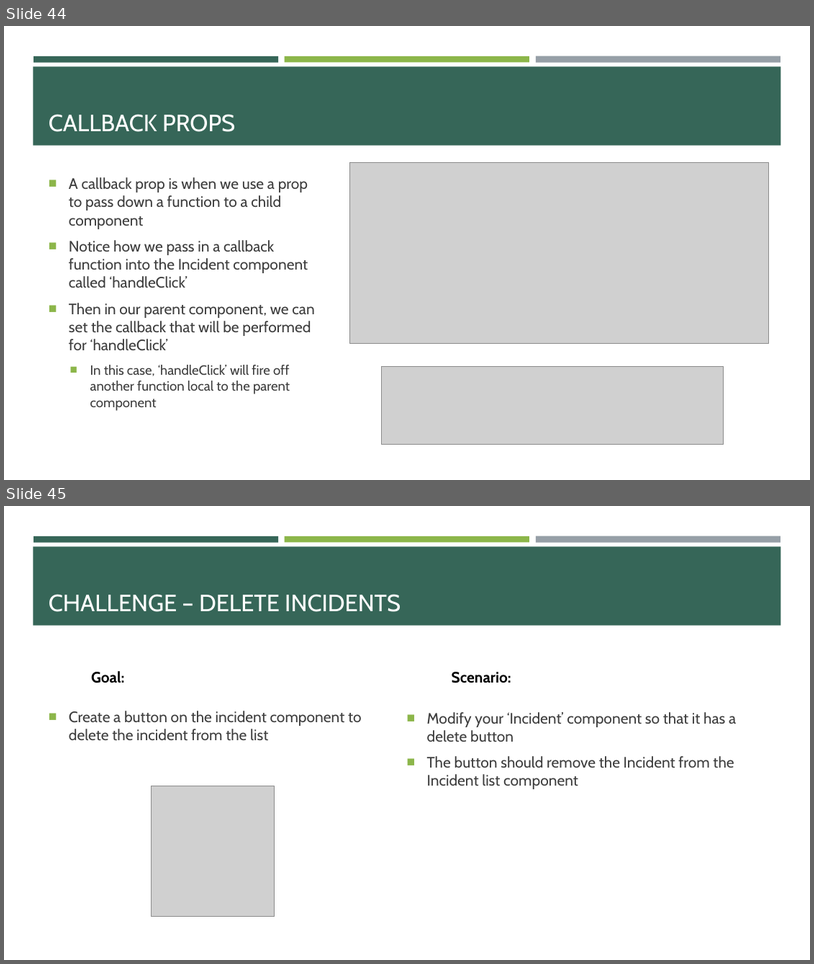
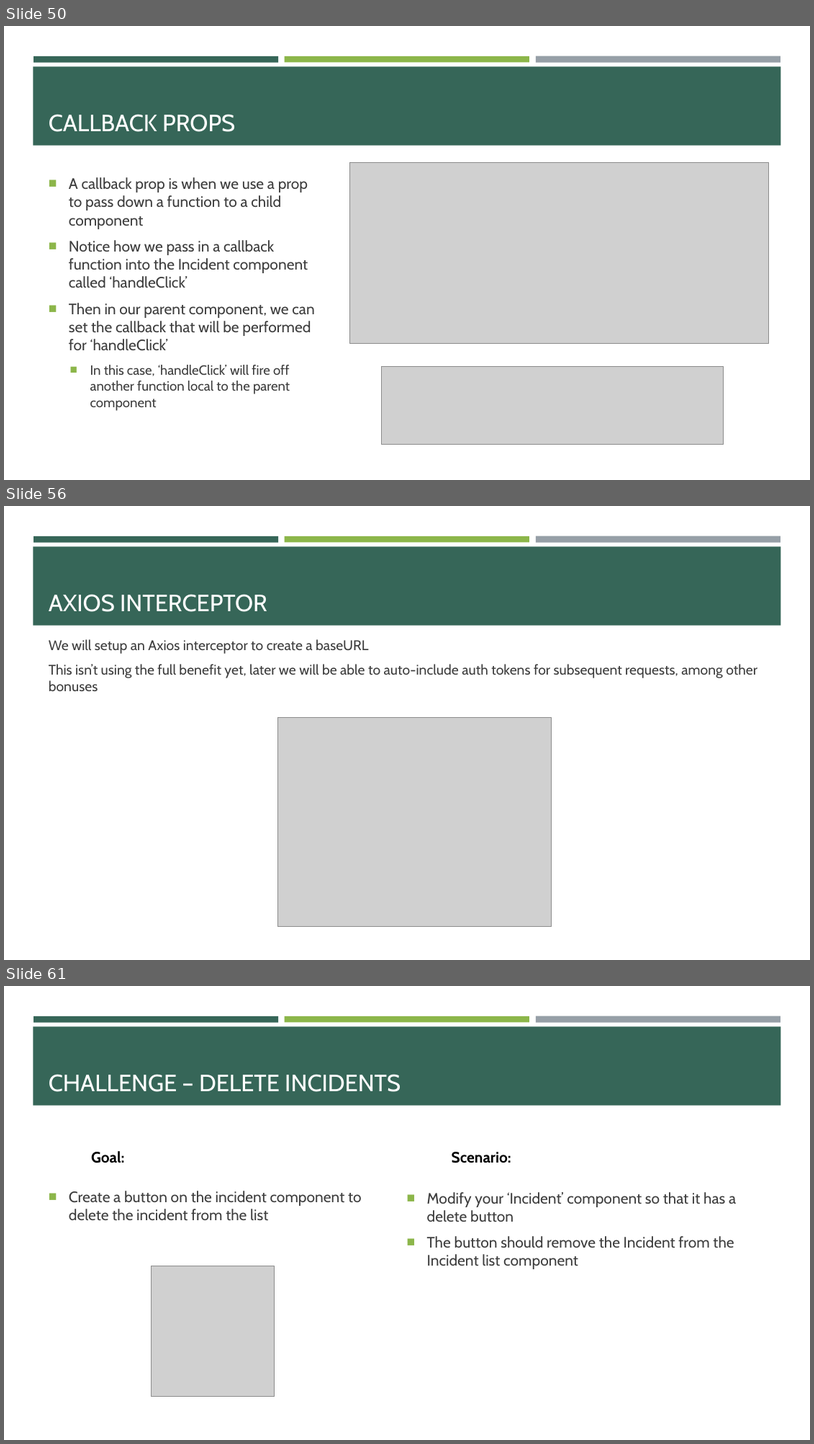
Before and after one commit to e-m-wilson/dotnet, a slide deck: Resources-Notes-Ppts/React/React.pptx. Shown one above the other, each under a label of ours: slides 44 and 45 before the commit, slides 50, 56 and 61 after it; the slides between them are not shown. The pictures are 814x964 and 814x1444 pixels, drawn with LibreOffice and Linux fonts; fonts in the diff are those of the drawing; grey boxes stand for pictures. Boxes give left, top, right and bottom in pixels: in the first picture for what was removed or moved away, otherwise in the second. Text is boxed around its words. In the diff, an @@ line names an element or a change of style, - is before the commit and + after.

```diff
--- a/Resources-Notes-Ppts/React/React.pptx
+++ b/Resources-Notes-Ppts/React/React.pptx
@@ slide 56 added at [4, 506, 810, 960], background #FFFFFF; not listed: 4 template elements that a slide beside it also shows @@
@@ title added at [49, 594, 268, 612], 28 pt, text #FFFFFF @@
+AXIOS INTERCEPTOR
@@ text added at [49, 639, 758, 691], 16.6 pt, text #3D3D3D @@
+We will setup an Axios interceptor to create a baseURL
+This isn’t using the full benefit yet, later we will be able to auto-include auth tokens for subsequent requests, among other bonuses
@@ picture added at [278, 717, 551, 926] @@
@@ what was slide 44 is now slide 50 @@
@@ what was slide 45 is now slide 61 @@
```
Also in this commit, not shown: 11 slides changed, 12 other slides added.
